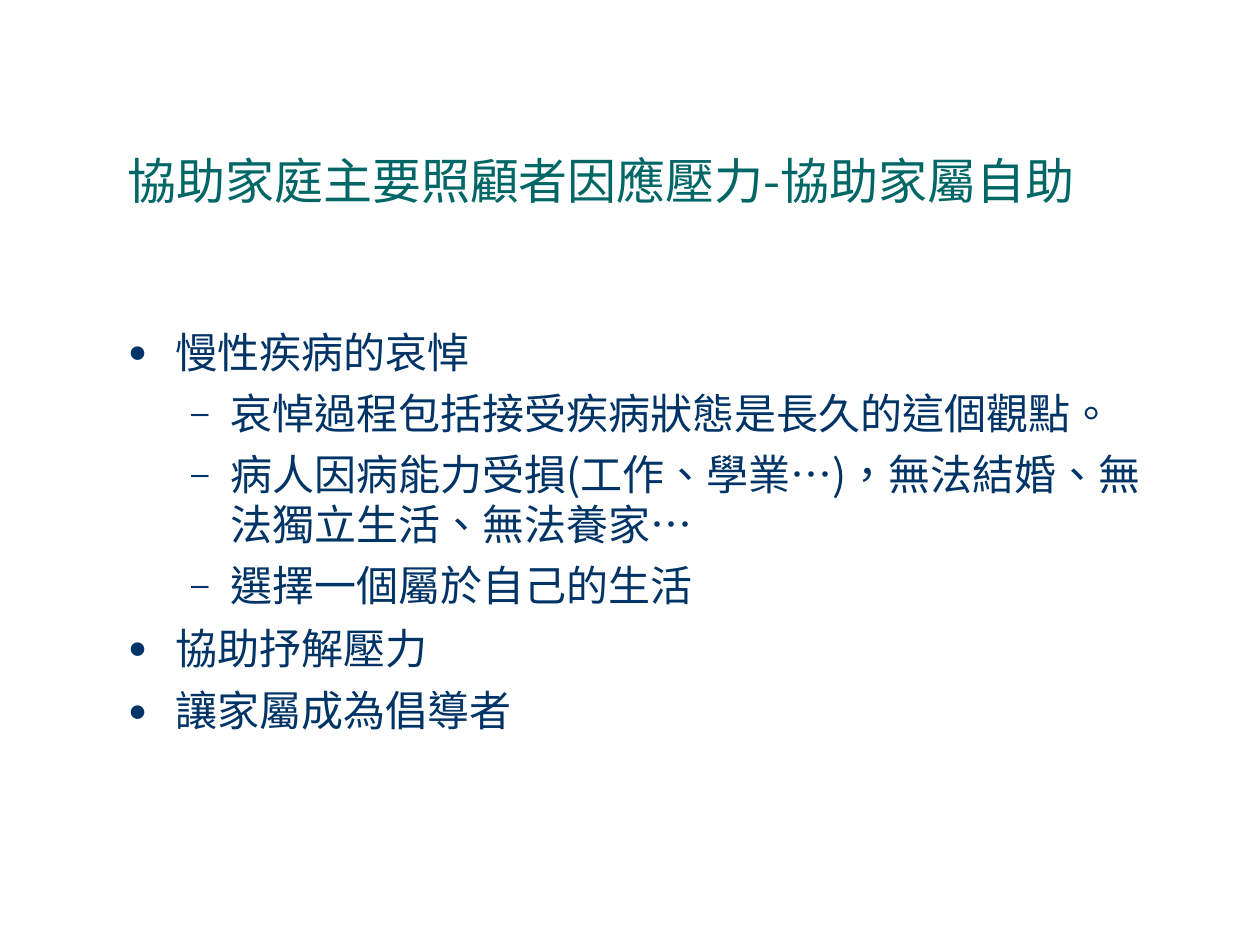
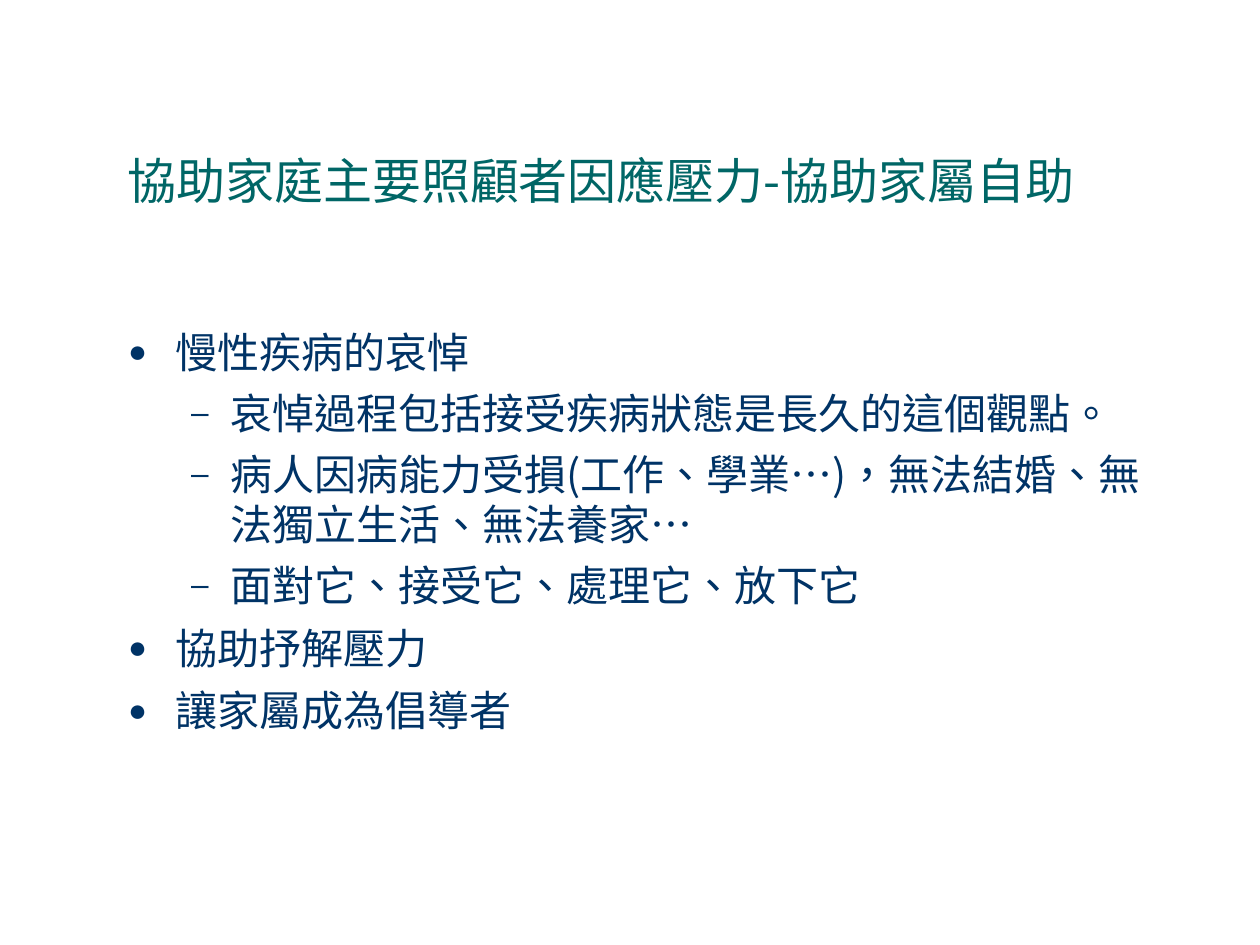
Before and after one commit to fhopecc/stxt, a slide deck: slide 23 of doc/tutorial/home_care.odp. Drawn at 1260x945 pixels with LibreOffice and Linux fonts; fonts in the diff are those of the drawing. Boxes give left, top, right and bottom in pixels: in the first picture for what was removed or moved away, otherwise in the second. Text is boxed around its words. In the diff, an @@ line names an element or a change of style, - is before the commit and + after.

```diff
--- a/doc/tutorial/home_care.odp
+++ b/doc/tutorial/home_care.odp
@@ text at box(230, 565, 860, 605): text changed @@
-  – 選擇一個屬於自己的生活
+  – 面對它、接受它、處理它、放下它
```
Also in this commit, not shown: 2 other slides changed, 1 slide added, 3 other files.
